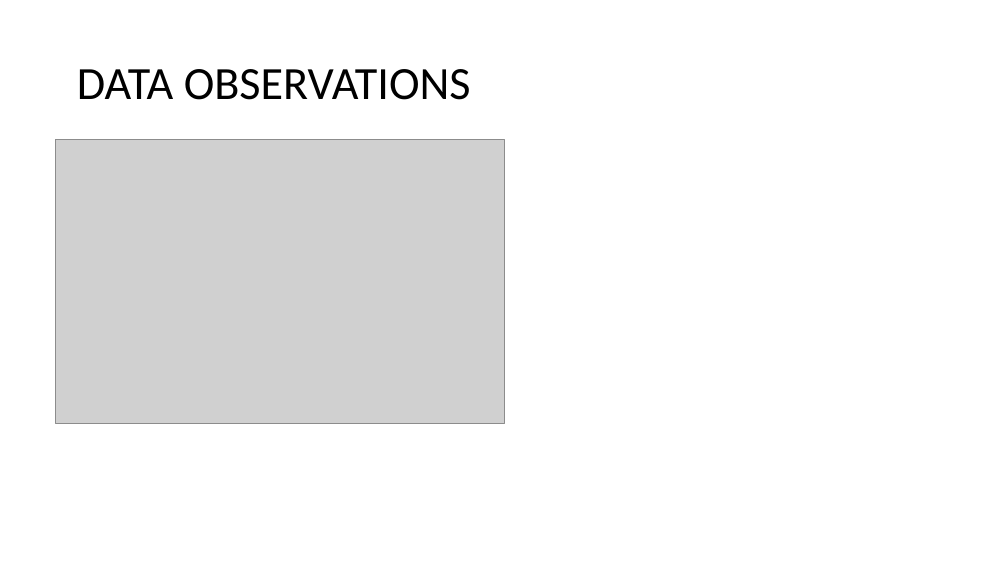
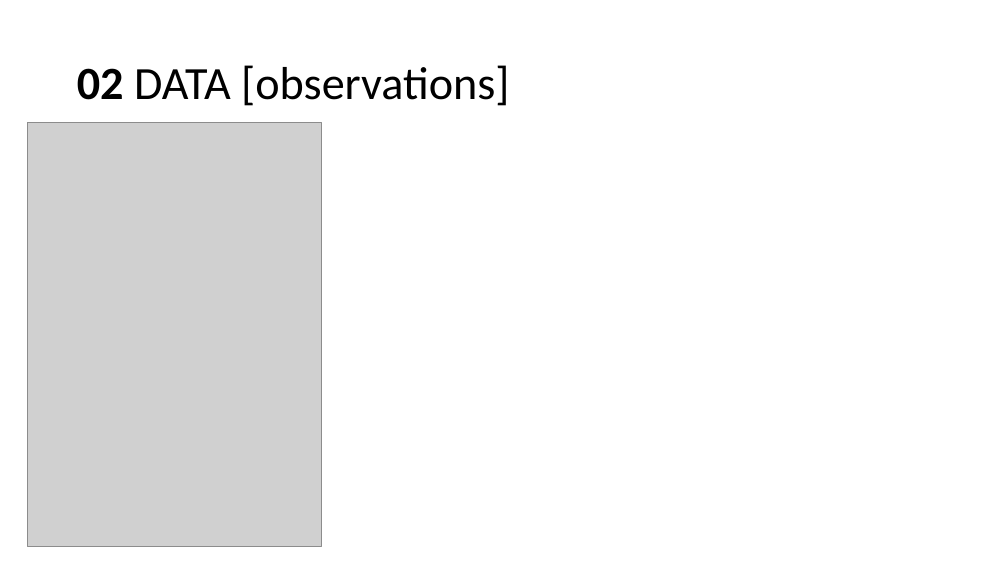
Before and after one commit to sstarkjr/NLP-food-safety-classification, a slide deck: slide 8 of Presentation.pptx (slide 13 before the commit). Drawn at 1008x567 pixels with LibreOffice and Linux fonts; fonts in the diff are those of the drawing; grey boxes stand for pictures. Boxes give left, top, right and bottom in pixels: in the first picture for what was removed or moved away, otherwise in the second. Text is boxed around its words. In the diff, an @@ line names an element or a change of style, - is before the commit and + after.

```diff
--- a/Presentation.pptx
+++ b/Presentation.pptx
@@ title at <box>77,65,509,106</box>: text changed @@
-DATA OBSERVATIONS
+02 DATA [observations]
@@ picture added at <box>27,122,321,546</box> @@
@@ picture removed at <box>55,140,504,423</box> @@
```
Also in this commit, not shown: 5 other slides changed, 2 slides added, 3 slides removed, 3 other files.
